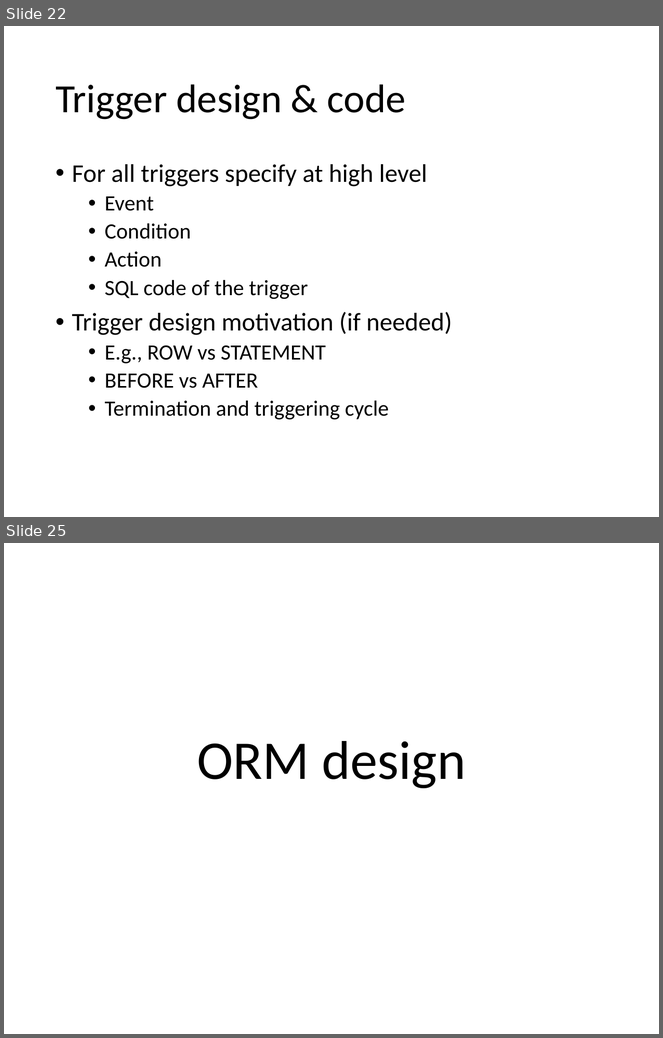
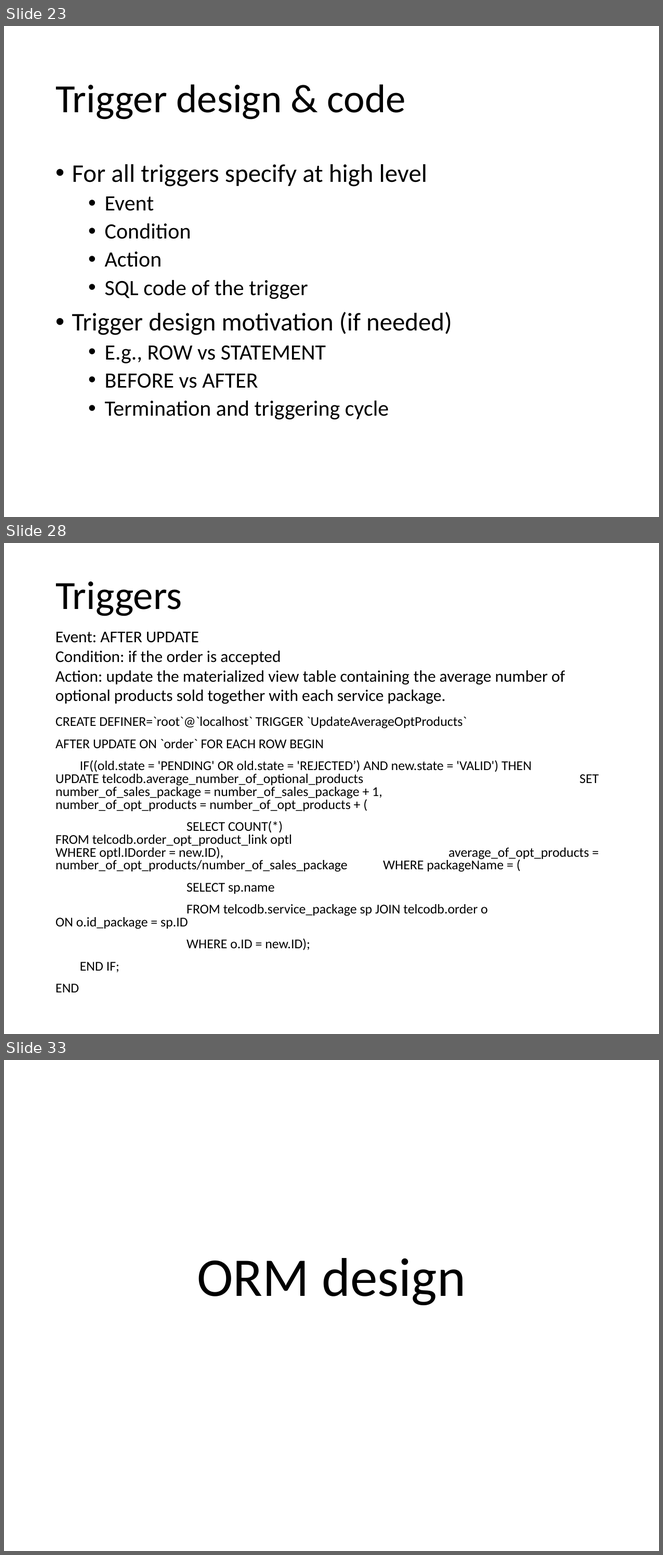
Before and after one commit to andrearestelli/db2-project, a slide deck: docs/documentation.pptx. Shown one above the other, each under a label of ours: slides 22 and 25 before the commit, slides 23, 28 and 33 after it; the slides between them are not shown. The pictures are 663x1038 and 663x1555 pixels, drawn with LibreOffice and Linux fonts; fonts in the diff are those of the drawing. Boxes give left, top, right and bottom in pixels: in the first picture for what was removed or moved away, otherwise in the second. Text is boxed around its words. In the diff, an @@ line names an element or a change of style, - is before the commit and + after.

```diff
--- a/docs/documentation.pptx
+++ b/docs/documentation.pptx
@@ slide 28 added at [4, 543, 659, 1034], background #FFFFFF @@
@@ title added at [55, 581, 182, 616], 44 pt, text #000000 @@
+Triggers
@@ text added at [55, 631, 565, 704], 18 pt, text #000000 @@
+Event: AFTER UPDATE
+Condition: if the order is accepted
+Action: update the materialized view table containing the average number of optional products sold together with each service package.
@@ text added at [55, 717, 532, 993], 14.8 pt, text #000000 @@
+CREATE DEFINER=`root`@`localhost` TRIGGER `UpdateAverageOptProducts`
+AFTER UPDATE ON `order` FOR EACH ROW BEGIN
+IF((old.state = 'PENDING' OR old.state = 'REJECTED’) AND new.state = 'VALID') THEN UPDATE telcodb.average_number_of_optional_products SET number_of_sales_package = number_of_sales_package + 1, number_of_opt_products = number_of_opt_products + (
+SELECT COUNT(*) FROM telcodb.order_opt_product_link optl WHERE optl.IDorder = new.ID), average_of_opt_products = number_of_opt_products/number_of_sales_package WHERE packageName = (
+SELECT sp.name
+FROM telcodb.service_package sp JOIN telcodb.order o ON o.id_package = sp.ID
+WHERE o.ID = new.ID);
+END IF;
+END
@@ what was slide 22 is now slide 23 @@
@@ what was slide 25 is now slide 33 @@
```
Also in this commit, not shown: 3 slides changed, 8 other slides added, 1 slide removed.
